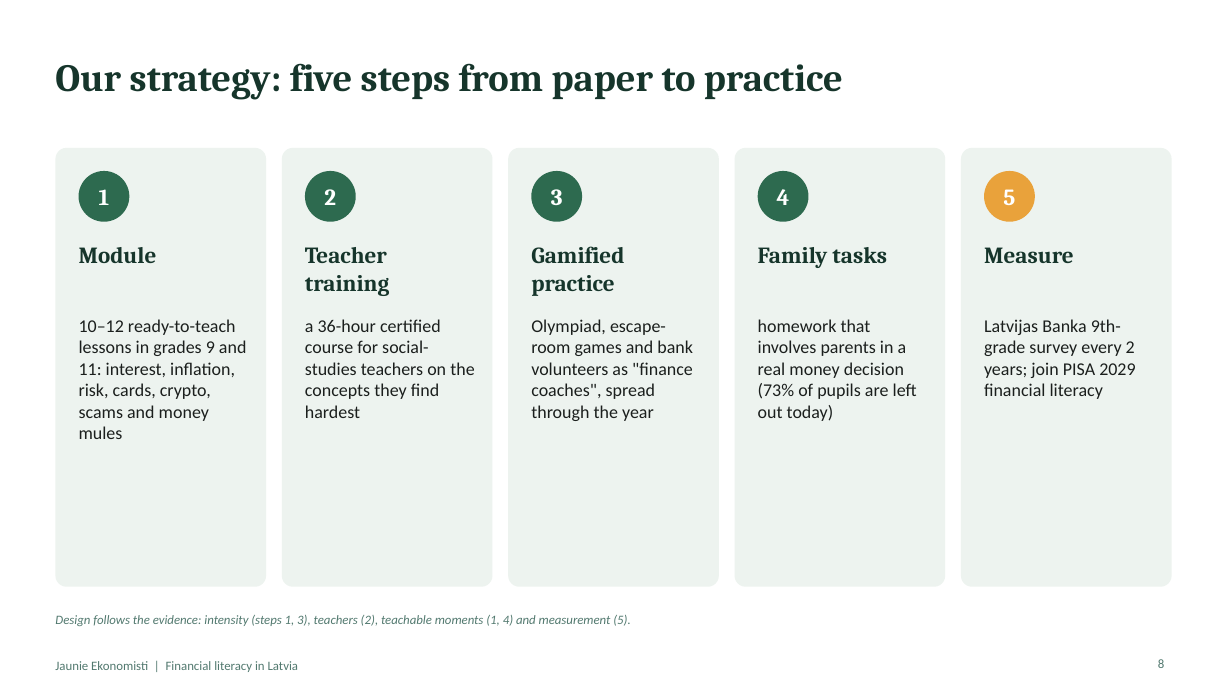
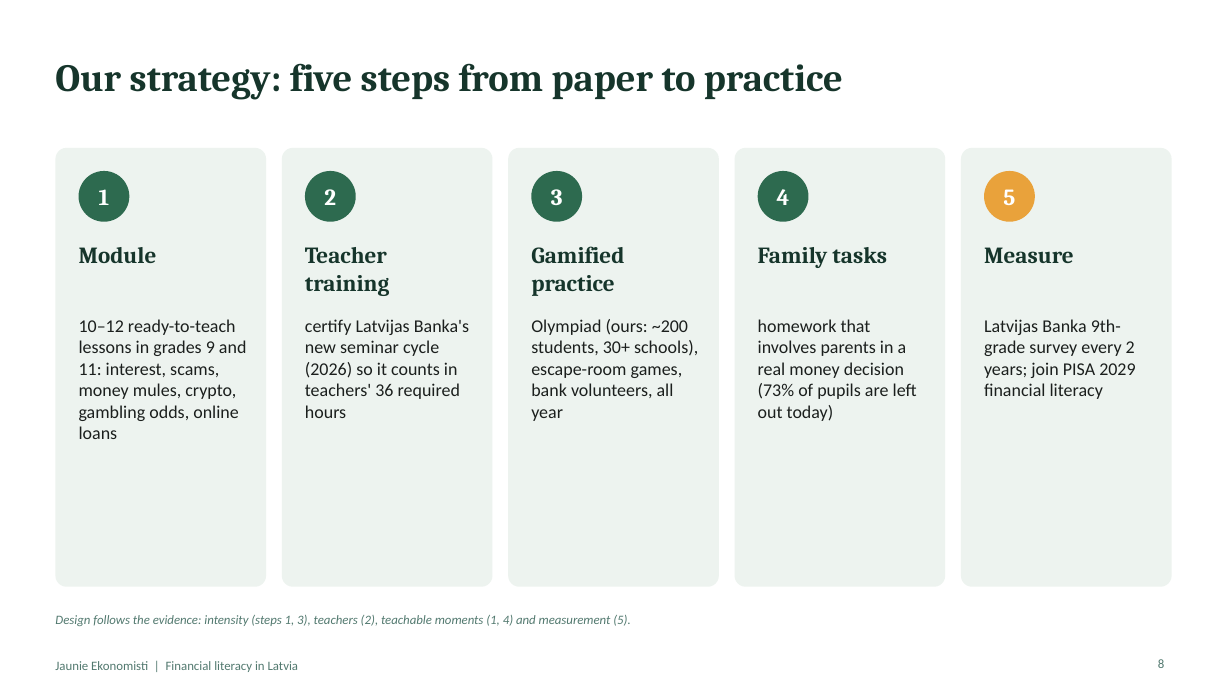
Before and after one commit to ArtisLV890/Elective-Impact-Making-for-the-Competitiveness-and-Data-Driven-Decisions-2026-2027, a slide deck: slide 8 of financial-literacy/presentation/Financial literacy in Latvia - presentation.pptx. Drawn at 1232x693 pixels with LibreOffice and Linux fonts; fonts in the diff are those of the drawing. Boxes give left, top, right and bottom in pixels: in the first picture for what was removed or moved away, otherwise in the second. Text is boxed around its words. In the diff, an @@ line names an element or a change of style, - is before the commit and + after.

```diff
--- a/financial-literacy/presentation/Financial literacy in Latvia - presentation.pptx
+++ b/financial-literacy/presentation/Financial literacy in Latvia - presentation.pptx
@@ text at (x1=79, y1=319, x2=247, y2=439): text changed @@
-10–12 ready-to-teach lessons in grades 9 and 11: interest, inflation, risk, cards, crypto, scams and money mules
+10–12 ready-to-teach lessons in grades 9 and 11: interest, scams, money mules, crypto, gambling odds, online loans
@@ text at (x1=305, y1=319, x2=469, y2=418): text changed @@
-a 36-hour certified course for social-studies teachers on the concepts they find hardest
+certify Latvijas Banka's new seminar cycle (2026) so it counts in teachers' 36 required hours
@@ text at (x1=531, y1=319, x2=698, y2=421): text changed @@
-Olympiad, escape-room games and bank volunteers as "finance coaches", spread through the year
+Olympiad (ours: ~200 students, 30+ schools), escape-room games, bank volunteers, all year
```
Also in this commit, not shown: 7 other slides changed, 2 slides added, 1 other file.
